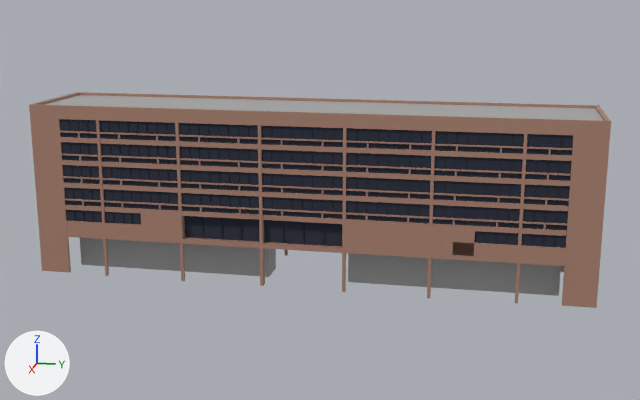
Two versions of the Blender file Assets/Buildings/pgh-new.blend, one commit apart.
Rendered twice from a 50 mm camera at (160.4, 68.2, 56.2) aimed at (13.6, 38.9, 19.5). The lights are fixed; the arrows at lower left show +X, +Y and +Z.
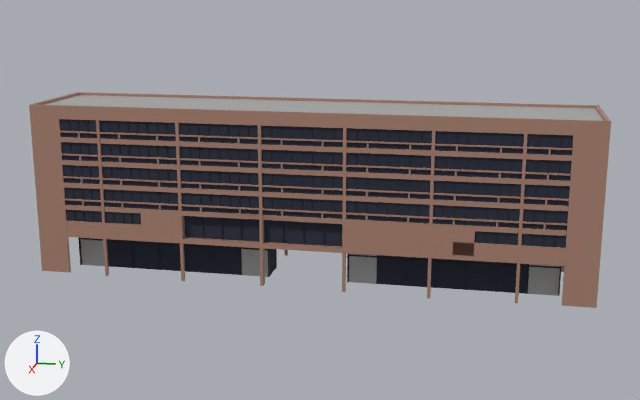
Commit message: Added new pgh building

Location of each change, [x1, y1, x2, y2] in pixels of the pictures (640 x 400 px):
part 1 of me_cube_024, built on
    before: [80, 238, 276, 277]
    after: [78, 238, 561, 296]

The change, as a list of edits to the scene's bpy script:
```text
Change me_cube_024:
    used by ob_cube_001; location = (22.1, -1.1, 30.9); scale = (0.0966, 3.24, 0.361)
    remove me_cube_024.from_pydata(...)  # 10581 vertices, 8920 faces, 2 loose edges; spans x -182.0..5.0, y -3.0..27.0, z -69.0..14.0
    add me_cube_024.from_pydata(...)  # 11125 vertices, 9417 faces, 4 loose edges; spans x -182.0..5.0, y -3.0..27.0, z -69.0..14.0
    me_cube_024 part 1: 6 vertices moved within x -138.0..-41.0, y -1.0..10.0, z -54.0; 544 vertices added at x -140.0..-39.0, y -1.0..25.0, z -68.0..-49.0
    add me_cube_024.materials.append(mat_window_color)
```
